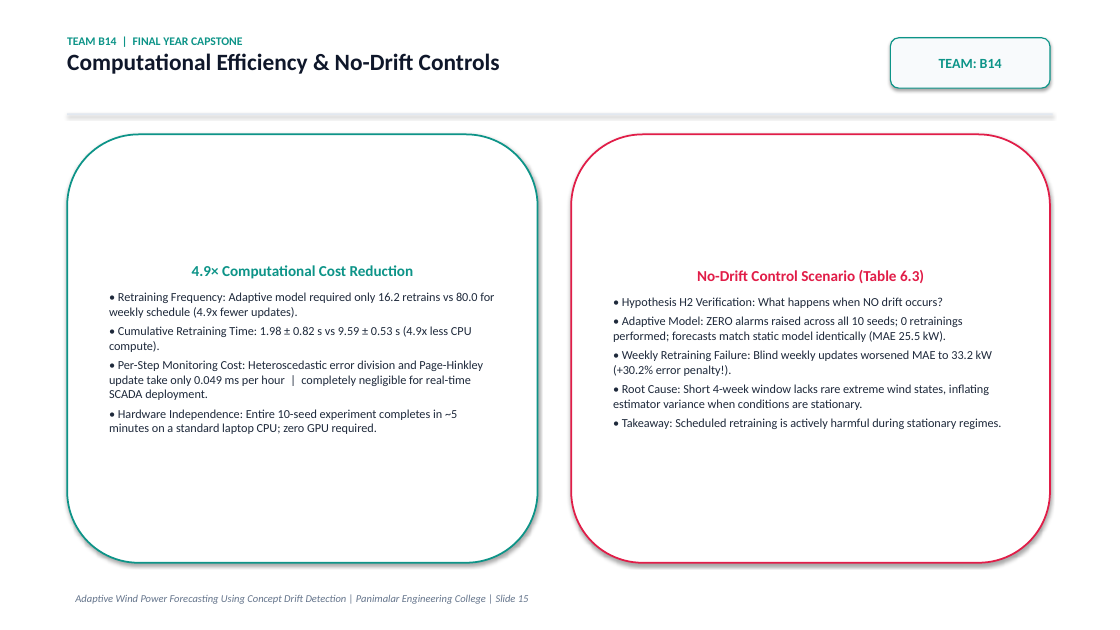
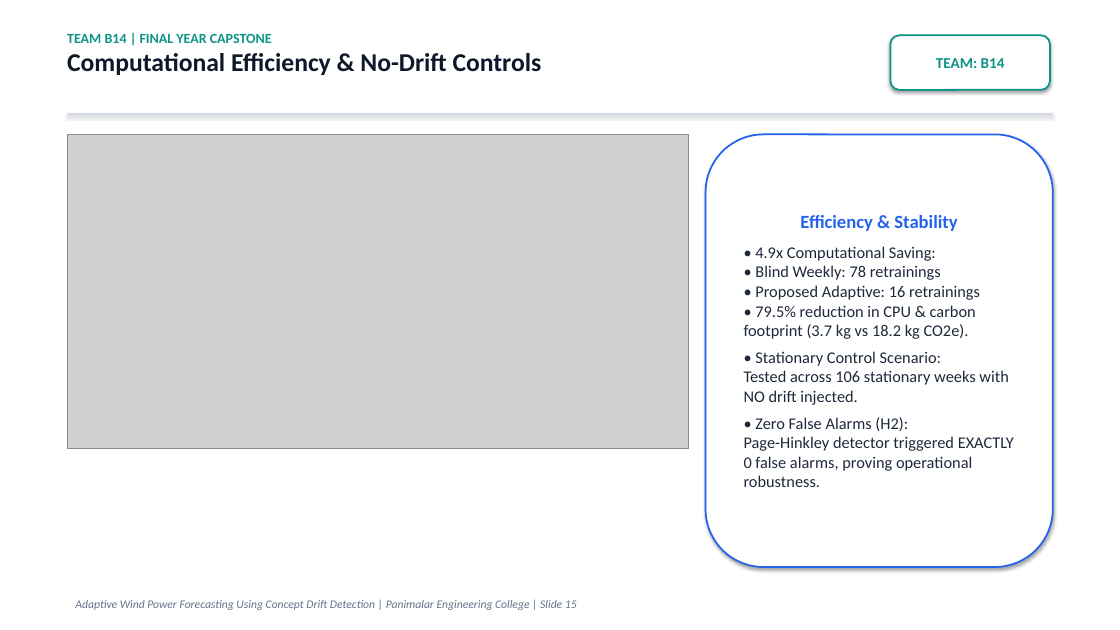
Before and after one commit to thanyab09/Adaptive_Wind_Power_Forecasting_Using_Concept_Drift, a slide deck: slide 15 of reports/Adaptive_Wind_Power_Forecasting_Team_B14.pptx. Drawn at 1120x630 pixels with LibreOffice and Linux fonts; fonts in the diff are those of the drawing; grey boxes stand for pictures. Boxes give left, top, right and bottom in pixels: in the first picture for what was removed or moved away, otherwise in the second. Text is boxed around its words. In the diff, an @@ line names an element or a change of style, - is before the commit and + after.

Commit message:
feat: visual-first final-year presentation deck with large fonts, data charts, and minimal theory for Team B14

```diff
--- a/reports/Adaptive_Wind_Power_Forecasting_Team_B14.pptx
+++ b/reports/Adaptive_Wind_Power_Forecasting_Team_B14.pptx
@@ text "TEAM B14 | FINAL YEAR ..." at (67,34,542,75): size 10 to 12 pt in "TEAM B14 | FINAL YEAR CAPSTONE"; size 20 to 22 pt in "Computational Efficiency & No-Drift Controls" @@
@@ rounded rectangle "TEAM: B14" at (891,35,1050,90): size 12 to 13 pt; fill #F8FAFC to #FFFFFF; outline #0D9488 1 pt to #0D9488 1.5 pt @@
@@ rectangle at (67,113,1053,115): fill #E2E8F0 to #CBD5E1 @@
@@ rounded rectangle removed at (67,134,538,563) @@
-4.9× Computational Cost Reduction
-• Retraining Frequency: Adaptive model required only 16.2 retrains vs 80.0 for weekly schedule (4.9x fewer updates).
-• Cumulative Retraining Time: 1.98 ± 0.82 s vs 9.59 ± 0.53 s (4.9x less CPU compute).
-• Per-Step Monitoring Cost: Heteroscedastic error division and Page-Hinkley update take only 0.049 ms per hour | completely negligible for real-time SCADA deployment.
-• Hardware Independence: Entire 10-seed experiment completes in ~5 minutes on a standard laptop CPU; zero GPU required.
@@ picture added at (67,134,689,449) @@
@@ rounded rectangle removed at (571,134,1050,563) @@
-No-Drift Control Scenario (Table 6.3)
-• Hypothesis H2 Verification: What happens when NO drift occurs?
-• Adaptive Model: ZERO alarms raised across all 10 seeds; 0 retrainings performed; forecasts match static model identically (MAE 25.5 kW).
-• Weekly Retraining Failure: Blind weekly updates worsened MAE to 33.2 kW (+30.2% error penalty!).
-• Root Cause: Short 4-week window lacks rare extreme wind states, inflating estimator variance when conditions are stationary.
-• Takeaway: Scheduled retraining is actively harmful during stationary regimes.
@@ rounded rectangle added at (706,134,1053,567), fill #FFFFFF, outline #2563EB 1.5 pt, 14 pt, text #1E293B @@
+Efficiency & Stability
+• 4.9x Computational Saving:
+• Blind Weekly: 78 retrainings
+• Proposed Adaptive: 16 retrainings
+• 79.5% reduction in CPU & carbon footprint (3.7 kg vs 18.2 kg CO2e).
+• Stationary Control Scenario:
+Tested across 106 stationary weeks with NO drift injected.
+• Zero False Alarms (H2):
+Page-Hinkley detector triggered EXACTLY 0 false alarms, proving operational robustness.
@@ text "Adaptive Wind Power Forecasting Using ..." at (75,600,577,610): size 9 to 10 pt @@
```
Also in this commit, not shown: 18 other slides changed, 1 slide added, 1 slide removed, 14 other files.
